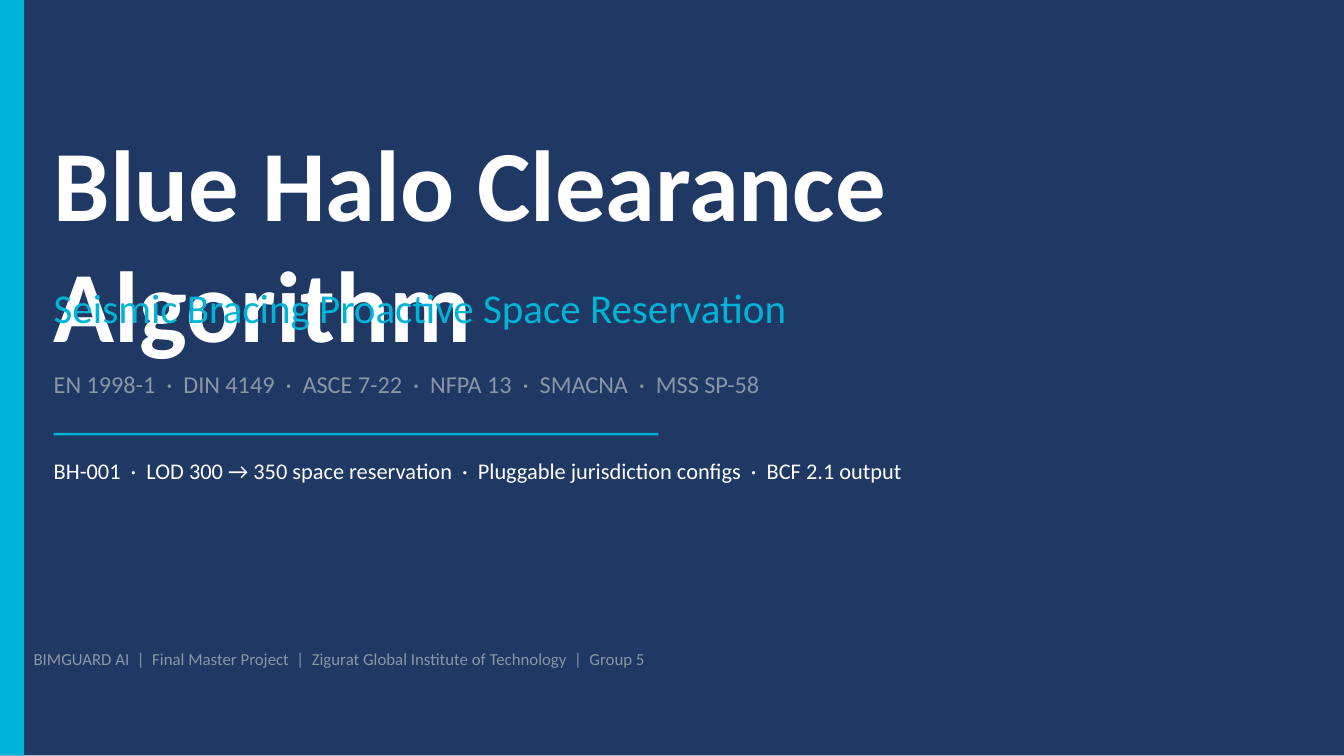
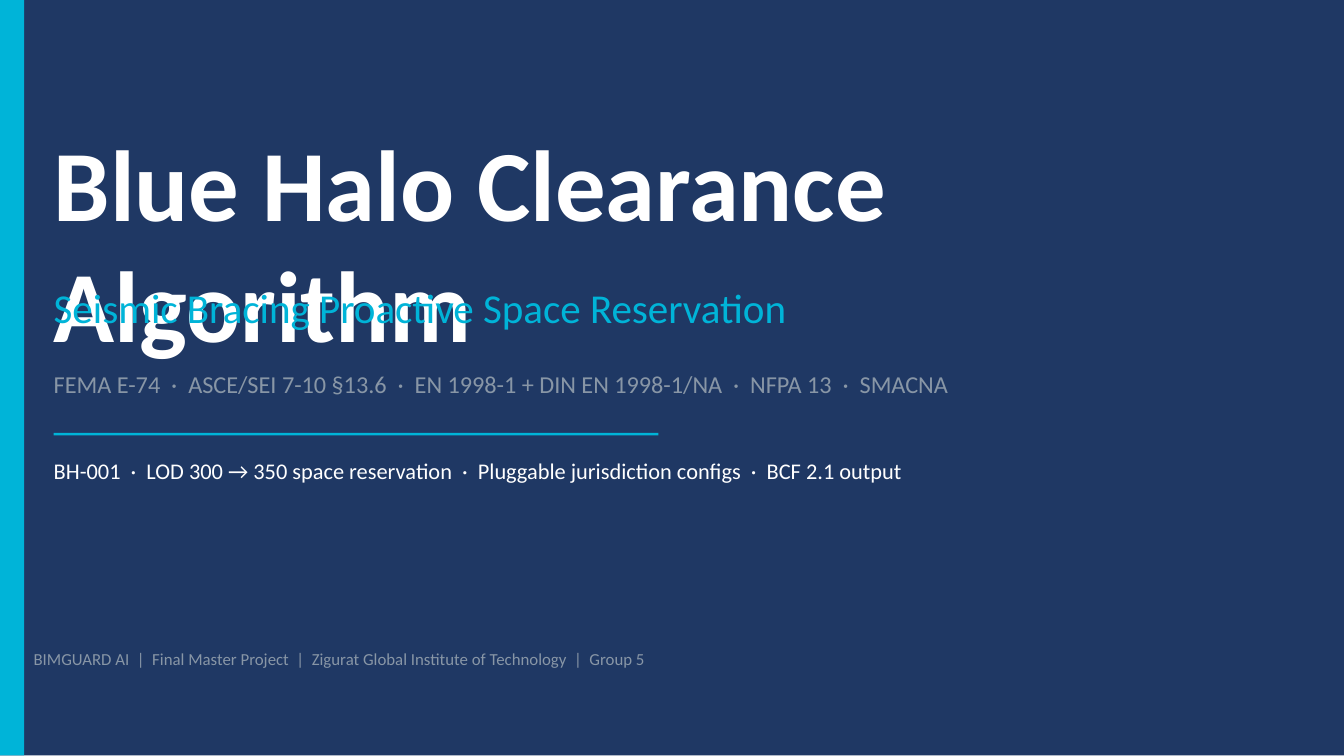
Before and after one commit to maicen/bim-guard, a slide deck: slide 1 of docs/Presentation-2026-May/BIMGUARD_FMP_B_Blue_Halo.pptx. Drawn at 1344x756 pixels with LibreOffice and Linux fonts; fonts in the diff are those of the drawing. Boxes give left, top, right and bottom in pixels: in the first picture for what was removed or moved away, otherwise in the second. Text is boxed around its words. In the diff, an @@ line names an element or a change of style, - is before the commit and + after.

```diff
--- a/docs/Presentation-2026-May/BIMGUARD_FMP_B_Blue_Halo.pptx
+++ b/docs/Presentation-2026-May/BIMGUARD_FMP_B_Blue_Halo.pptx
@@ text at <box>54,376,948,395</box>: text changed @@
-EN 1998-1 · DIN 4149 · ASCE 7-22 · NFPA 13 · SMACNA · MSS SP-58
+FEMA E-74 · ASCE/SEI 7-10 §13.6 · EN 1998-1 + DIN EN 1998-1/NA · NFPA 13 · SMACNA
```
Also in this commit, not shown: 8 other slides changed, 1 slide added, 1 slide removed, 3 other files.
